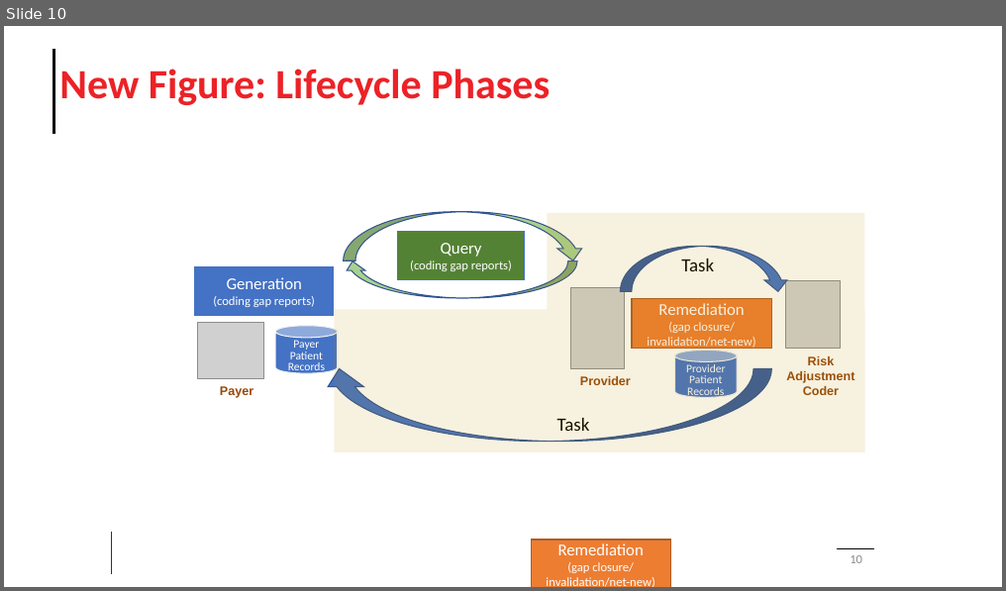
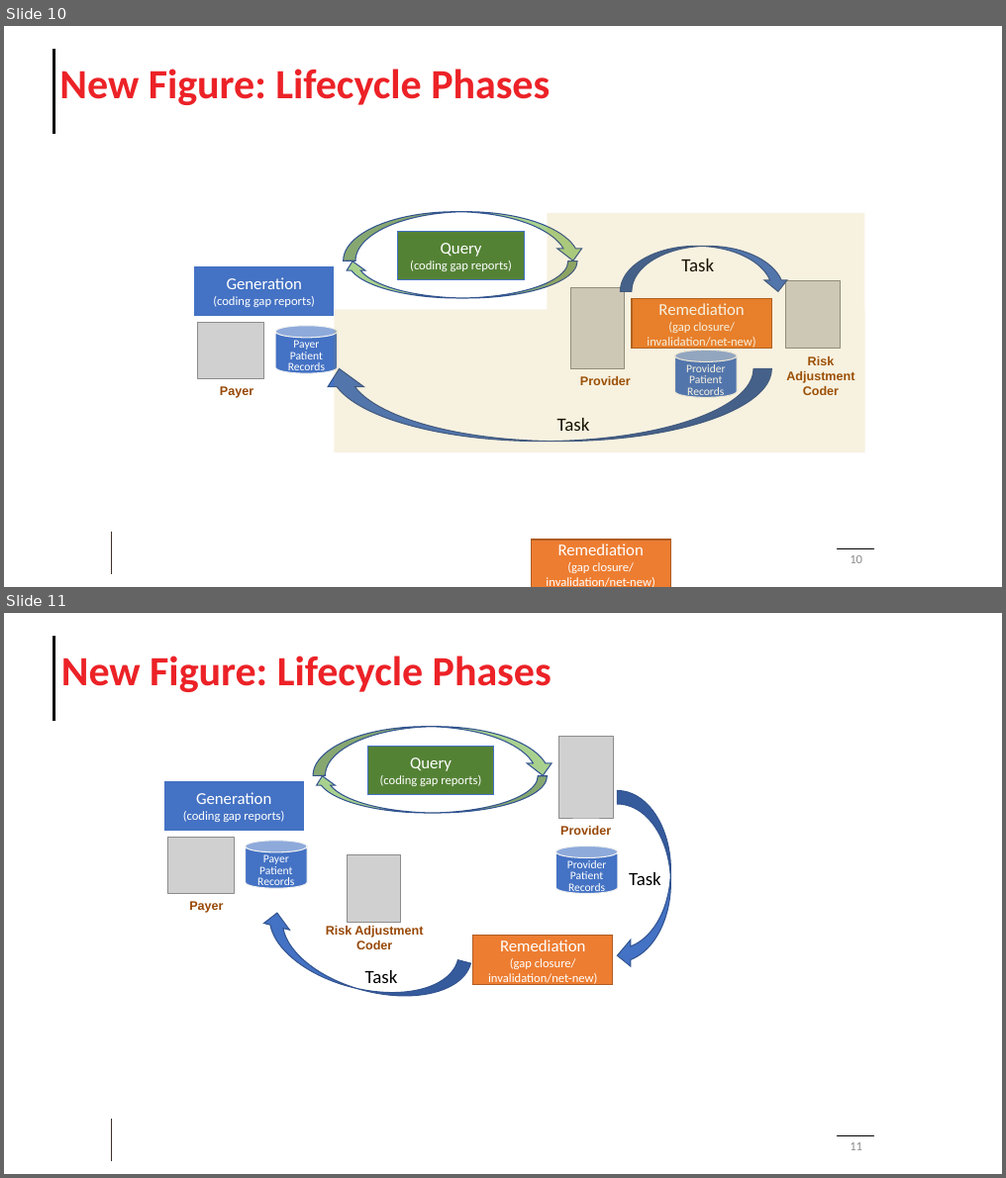
Before and after one commit to HL7/davinci-ra, a slide deck: input/images/Source/Risk Adjustment Images.pptx. Shown one above the other, each under a label of ours: slide 10 before the commit, slides 10 and 11 after it. The pictures are 1006x591 and 1006x1178 pixels, drawn with LibreOffice and Linux fonts; fonts in the diff are those of the drawing; grey boxes stand for pictures; background and template pictures are left out. Boxes give left, top, right and bottom in pixels: in the first picture for what was removed or moved away, otherwise in the second. Text is boxed around its words. In the diff, an @@ line names an element or a change of style, - is before the commit and + after.

Commit message:
updated figure 2.1-1 image

```diff
--- a/input/images/Source/Risk Adjustment Images.pptx
+++ b/input/images/Source/Risk Adjustment Images.pptx
@@ slide 11 added at (x1=4, y1=613, x2=1002, y2=1174), background #FFFFFF; not listed: 3 template elements that a slide beside it also shows @@
@@ title added at (x1=61, y1=656, x2=551, y2=692), 40 pt, text #EC2227, bold @@
+New Figure: Lifecycle Phases
@@ curved down arrow added at (x1=313, y1=727, x2=555, y2=776), fill #A9D18E, outline #325491 1 pt @@
@@ rectangle added at (x1=368, y1=746, x2=494, y2=794), fill #548235, outline #4472C4 1 pt, 12 pt, text #FFFFFF @@
+Query
+(coding gap reports)
@@ picture added at (x1=558, y1=737, x2=613, y2=818) @@
@@ rectangle added at (x1=165, y1=781, x2=303, y2=830), fill #4472C4, outline #4472C4 1 pt, 12 pt, text #FFFFFF @@
+Generation
+(coding gap reports)
@@ curved down arrow added at (x1=313, y1=776, x2=548, y2=813), fill #A9D18E, outline #325491 1 pt @@
@@ curved down arrow added at (x1=618, y1=791, x2=670, y2=969), fill #4472C4, outline #325491 1 pt @@
@@ picture added at (x1=167, y1=837, x2=234, y2=894) @@
@@ cylinder added at (x1=245, y1=841, x2=307, y2=888), fill #4472C4, outline #F2F2F2 1 pt, 11 pt, text #FFFFFF @@
+Payer Patient Records
@@ cylinder added at (x1=555, y1=847, x2=618, y2=894), fill #4472C4, outline #F2F2F2 1 pt, 11 pt, text #FFFFFF @@
+Provider Patient Records
@@ text added at (x1=560, y1=826, x2=611, y2=835), 12 pt, text #984807, bold @@
+Provider
@@ picture added at (x1=347, y1=855, x2=401, y2=922) @@
@@ text added at (x1=629, y1=872, x2=661, y2=885), 18 pt, text #000000 @@
+Task
@@ text added at (x1=189, y1=901, x2=223, y2=913), 12 pt, text #984807, bold @@
+Payer
@@ curved down arrow added at (x1=251, y1=910, x2=470, y2=1015), fill #4472C4, outline #325491 1 pt @@
@@ text added at (x1=326, y1=926, x2=423, y2=950), 12 pt, text #984807, bold @@
+Risk Adjustment Coder
@@ rectangle added at (x1=473, y1=936, x2=614, y2=985), fill #ED7D31, outline #AF5C24 1 pt, 12 pt, text #FFFFFF @@
+Remediation
+(gap closure/ invalidation/net-new)
@@ text added at (x1=365, y1=970, x2=398, y2=983), 18 pt, text #000000 @@
+Task
@@ page number added at (x1=849, y1=1143, x2=862, y2=1151), 12 pt, text #8C8C8C @@
+11
```
Also in this commit, not shown: 1 other file.
